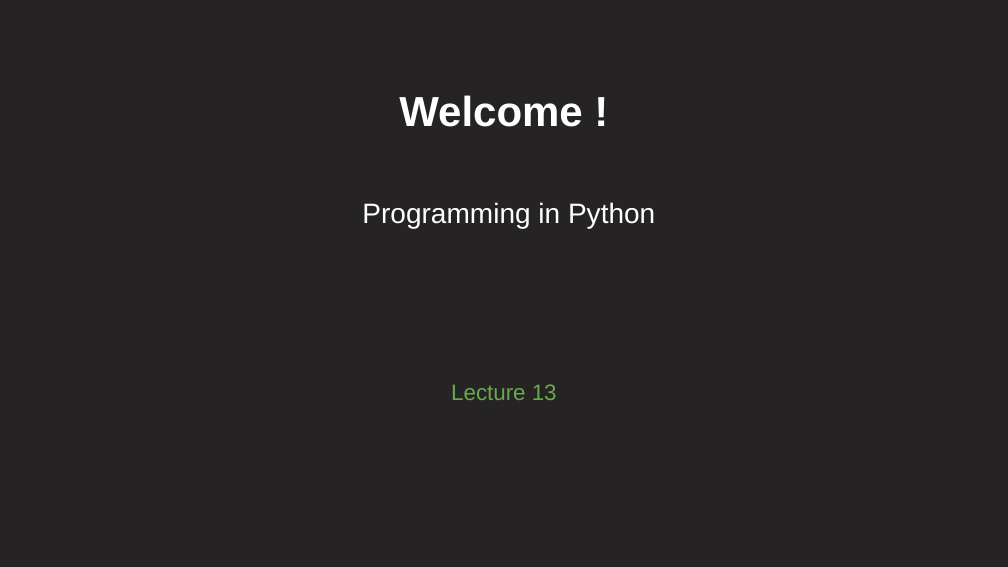
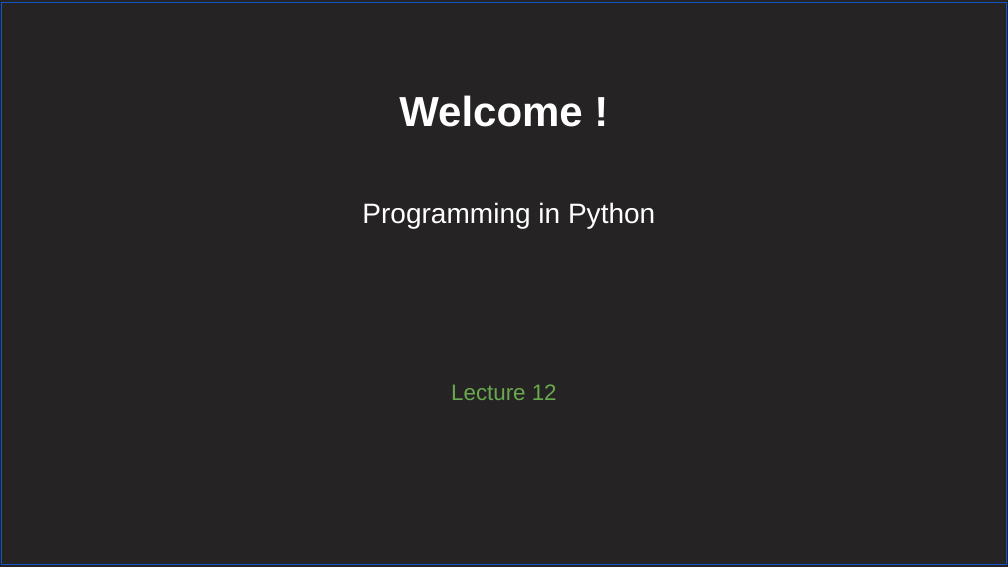
Before and after one commit to RRaphaell/python_course_materials, a slide deck: slide 1 of slides/Lecture_12.pptx. Drawn at 1008x567 pixels with LibreOffice and Linux fonts; fonts in the diff are those of the drawing. Boxes give left, top, right and bottom in pixels: in the first picture for what was removed or moved away, otherwise in the second. Text is boxed around its words. In the diff, an @@ line names an element or a change of style, - is before the commit and + after.

```diff
--- a/slides/Lecture_12.pptx
+++ b/slides/Lecture_12.pptx
@@ rectangle added at [2, 3, 1006, 564], outline #1155CC 0.75 pt @@
@@ text at [451, 384, 557, 400]: text changed @@
-Lecture 13
+Lecture 12
```
Also in this commit, not shown: 5 other slides changed, 12 other files.
